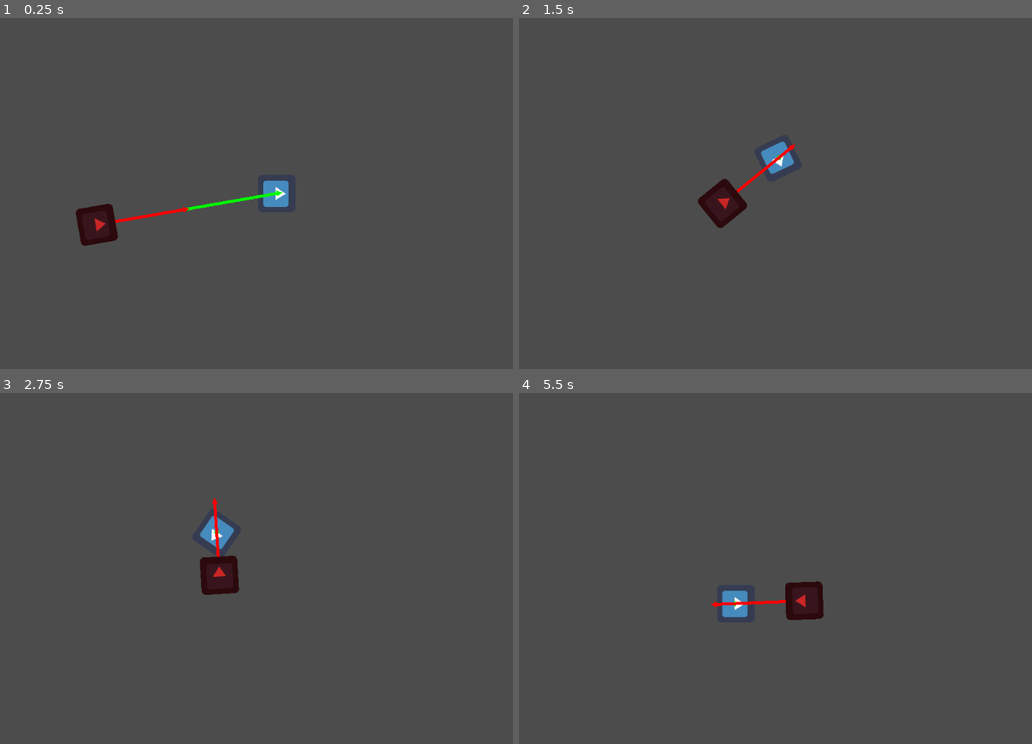
Above: before the commit, frames 1-4 (two rows, left to right).
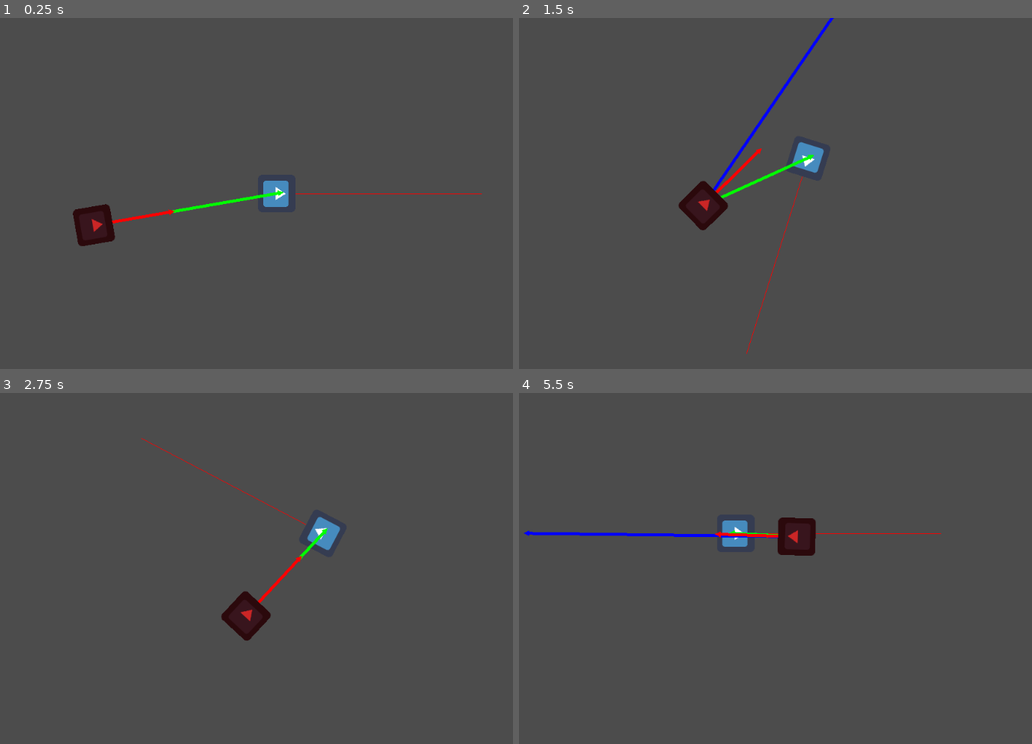
Above: after the commit, the same moments.

Repository: concernedsyndicate/AI
Game: Godot game, scene res://MainScene.tscn
The game is run twice, just before and just after one commit, with the same random seed, the same clock (stepped at 60 frames per second) and the same inputs. The engine's default icon, where the game draws it, is replaced by a stand-in: a white triangle on a blue panel in a dark square.
Inputs:
- Up to frame 1 (0.25 s): no input
- Up to frame 2 (1.5 s): hold Right (ui_right) 0.53-1.28 s; hold Down (ui_down) from 1.28 s (still down)
- Up to frame 3 (2.75 s): release Down (ui_down) at 2.03 s; hold Right (ui_right) from 2.03 s (still down)
- Up to frame 4 (5.5 s): release Right (ui_right) at 2.78 s; hold Up (ui_up) 2.78-3.53 s; hold Left (ui_left) 3.53-5.03 s; hold Down (ui_down) from 5.03 s (still down)

The runs differ from the first frame. In frame 1, 0.3% of the frame differs, in the area x 14-95%, y 49-65%; in frame 2, 2.5%; in frame 3, 2.6%; in frame 4, 2.9%, in the area x 0-83%, y 35-65%.

Commit message:
pursuit
+ minor tweaks

Diff:
--- a/MainScene.tscn
+++ b/MainScene.tscn
@@ -9,6 +9,7 @@
 [node name="Player" parent="." instance=ExtResource( 1 )]
 position = Vector2( 578, 279 )
 speed = 350
+rotation_speed = 2.5
 
 [node name="Monster" parent="." instance=ExtResource( 2 )]
 position = Vector2( 233.992, 338.938 )
--- a/Monster.gd
+++ b/Monster.gd
@@ -2,30 +2,32 @@
 
 var target
 var maxSpeed
-var velocity = Vector2(0,0) # current velocity
+var velocity = Vector2(0,0) # current velocity, works as 'self heading' for now too
 var desiredVelocity
 var toTarget = Vector2(0,0)
+var toTargetHeading = Vector2(0,0)
 
 func _ready():
 	set_process(true)
 	target = get_tree().get_root().get_node("Node2D/Player")
-	maxSpeed = 150
+	maxSpeed = 130
 	pass
 
 func _process(delta):
 	update()
 	toTarget = target.position - position
+	toTargetHeading = toTarget + target.velocity
 	#velocity += seek(target.position)
 	#velocity += flee(target.position)
-	velocity += arrive(target.position, 2)
+	#velocity += arrive(target.position, 2)
+	velocity += pursuit(target.position)
 	position += velocity * delta
 	#rotation = velocity.angle()
 	rotation = velocity.angle()
 
 
 func seek(tPosition):
-	#desiredVelocity = Vector2(tPosition - self.position).normalized() * maxSpeed
-	desiredVelocity = toTarget.normalized() * maxSpeed
+	desiredVelocity = (tPosition - position).normalized() * maxSpeed
 
 	return desiredVelocity - velocity
 
@@ -57,25 +59,25 @@
 		return (desiredVelocity - velocity)
 	return Vector2(0,0)
 
-##func Pursuit():
-#if the evader is ahead and facing the agent then we can just seek
-#for the evader's current position.
-	# nasze toTarget: Vector2D ToEvader = evader->Pos() - m_pVehicle->Pos()
-	##var RelativeHeading = m_pVehicle->Heading().dot(evader->Heading())
-	##if ((ToEvader.Dot(m_pVehicle->Heading()) > 0) && (RelativeHeading < -0.95)): #acos(0.95)=18 degs
-	##	return Seek(evader->Pos())
+func pursuit(tPosition):
+#if the evader is ahead and facing the agent then we can just seek for the evader's current position.
+	var relativeHeading = velocity.dot(target.velocity)
+	if ((toTarget.dot(velocity) > 0) && (relativeHeading < -0.95)): #acos(0.95)=18 degs
+		print("NO")
+		return seek(tPosition)
 	#Not considered ahead so we predict where the evader will be.
 	#the look-ahead time is proportional to the distance between the evader
 	#and the pursuer; and is inversely proportional to the sum of the
 	#agents' velocities
-	##var LookAheadTime = ToEvader.Length() / (m_pVehicle->MaxSpeed() + evader->Speed())
+	var lookAheadTime = toTarget.length() / (maxSpeed + target.speed)
 	#now seek to the predicted future position of the evader
-	##return Seek(evader->Pos() + evader->Velocity() * LookAheadTime);
+	return seek(tPosition + target.velocity * lookAheadTime)
 
 func _draw():
 	draw_set_transform(Vector2(), -rotation, Vector2(1, 1))
-	draw_vector(Vector2(0,0), target.position - position, Color(0, 255, 0), 5)  # green
-	draw_vector(Vector2(0,0), velocity, Color(255, 0, 0), 5)                                # red
+	draw_vector(Vector2(0,0), toTargetHeading, Color(0, 0, 255), 5)  # blue
+	draw_vector(Vector2(0,0), toTarget, Color(0, 255, 0), 5)  # green
+	draw_vector(Vector2(0,0), velocity, Color(255, 0, 0), 5)  # red
 
 
 func draw_vector( origin, vector, color, arrow_size ):
--- a/Player.gd
+++ b/Player.gd
@@ -1,13 +1,12 @@
 extends KinematicBody2D
 
-export (int) var speed = 400
-export (float) var rotation_speed = 1.5
+export (int) var speed
+export (float) var rotation_speed
 
 var screensize          # Size of the game window.
 
 var velocity = Vector2()
 var rotation_dir = 0
-var heading = Vector2()
 
 func _ready():
 	 screensize = get_viewport_rect().size
@@ -30,4 +29,5 @@
 	move_and_slide(velocity)
 
 func _draw():
-	draw_line(Vector2(0,0), heading, Color(255, 0, 0), 1)                       # red
+	draw_line(Vector2(0,0), Vector2(speed, 0).rotated(rotation), Color(255, 0, 0), 1)                       # red
+	# dlaczego nie jest w stanie rysowac dla 'velocity' ?
Not shown, changed: icon.png.import
